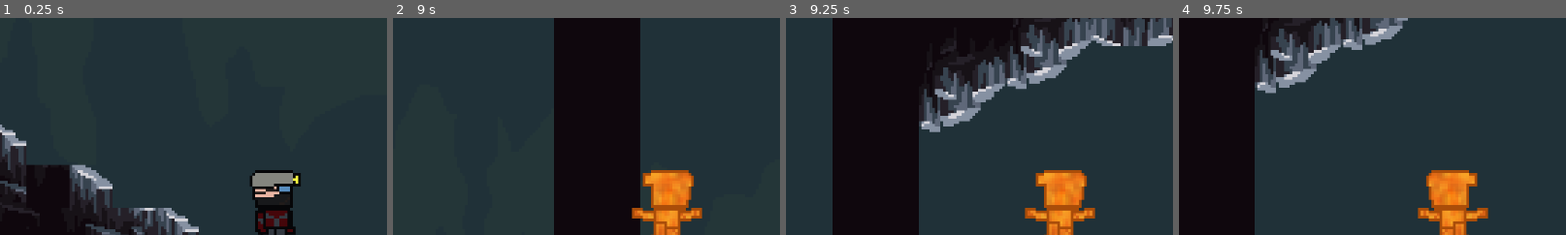
Above: before the commit, frames 1-4 (left to right).
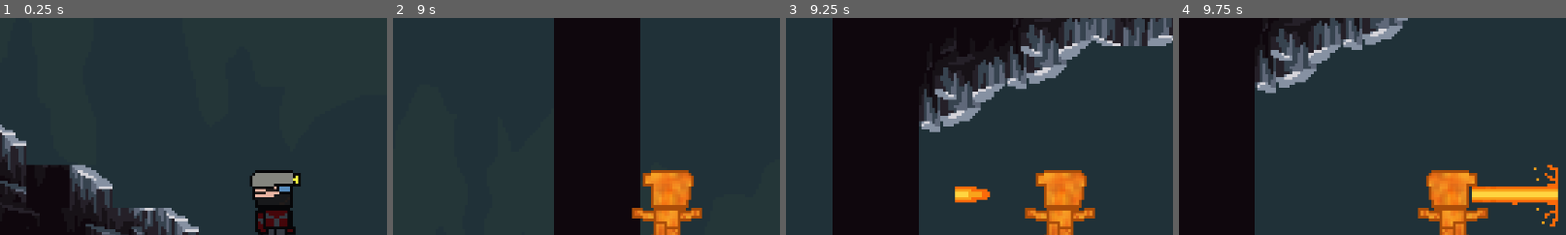
Above: after the commit, the same moments.

Repository: AffanKhan261/Godot_Campfire_Game_Repo
Game: Godot game, scene res://scenes/cool_start_screen_backstory.tscn
The game is run twice, just before and just after one commit, with the same random seed, the same clock (stepped at 60 frames per second) and the same inputs. This scene is started directly instead of the project's main scene.
Inputs:
- Up to frame 1 (0.25 s): no input
- Up to frame 2 (9 s): hold Right (move_right) 0.53-2.03 s; tap R (fireblast) at 0.6, 1.55, 2.1, 3.05, 3.8, 4.55, 5.1, 6.05, 6.6, 7.55, 8.3 s; tap Space (jump) at 0.77, 1.52, 3.02, 3.77, 4.52, 5.75, 6.02, 6.77, 7.25, 7.52, 8.75 s; tap F (attack) at 1.35, 5.85 s; hold Left (move_left) 2.03-4.28 s; tap Q (magma_player) at 2.85, 7.35 s; hold Shift (speed_dash) 3.53-4.28 s; hold Right (move_right) 4.28-8.03 s; tap Tab (swap_player) at 4.35, 8.85 s; tap Enter at 5, 6.5, 8 s; hold Shift (speed_dash) 8.03-8.78 s; hold Left (move_left) from 8.03 s (still down)
- Up to frame 3 (9.25 s): keep holding Left (move_left); tap Space (jump) at 9.02 s; tap R (fireblast) at 9.05 s
- Up to frame 4 (9.75 s): release Left (move_left) at 9.53 s; hold Right (move_right) from 9.53 s (still down); tap R (fireblast) at 9.6 s
The pictures show only the part of the screen within x 15-65%, y 5-55%; the shares and areas given below are measured in that part.

Frames 1-2 are identical in both runs. In frame 3, 0.6% of the frame differs, in the area x 43-53%, y 77-86%; in frame 4, 2.1%, in the area x 75-98%, y 67-97%.

Commit message:
Add Fireblast attack to MinerPlayer
Introduce a Fireblast attack to the MinerPlayer: add a Fire Blast texture atlas, sprite frames, Area2D node with collision shape and AnimatedSprite2D in miner_player.tscn, and update level_2.tscn scene uid. Update scripts/miner_player.gd with onready references to the fireblast nodes, initialize the area as disabled/hidden in _ready(), handle fireblast input when transformed (GlobalVar.is_magma) in _physics_process(), and implement _perform_fireblast() to play the animation, enable monitoring/collision briefly, position the area by facing, and disable it after a short timer.

Diff:
--- a/scenes/miner_player.tscn
+++ b/scenes/miner_player.tscn
@@ -11,6 +11,7 @@
 [ext_resource type="Texture2D" uid="uid://c2sxytq4m8i5n" path="res://assets/sprites/Player/Transformed Idle.png" id="7_op468"]
 [ext_resource type="Texture2D" uid="uid://dn65t2gcu2aqv" path="res://assets/sprites/Player/Transformed Jump.png" id="8_gx5dx"]
 [ext_resource type="Texture2D" uid="uid://bbnmhmord5nmi" path="res://assets/sprites/Player/Transformed walk.png" id="9_76gdc"]
+[ext_resource type="Texture2D" uid="uid://brhfjciji0x2g" path="res://assets/sprites/FIRE BLAST/Fire Blast.png" id="12_xxwkp"]
 
 [sub_resource type="AtlasTexture" id="AtlasTexture_gx5dx"]
 atlas = ExtResource("4_f038o")
@@ -462,6 +463,207 @@
 
 [sub_resource type="RectangleShape2D" id="RectangleShape2D_ieu5k"]
 size = Vector2(15, 26)
+
+[sub_resource type="AtlasTexture" id="AtlasTexture_xlssx"]
+atlas = ExtResource("12_xxwkp")
+region = Rect2(0, 0, 32, 32)
+
+[sub_resource type="AtlasTexture" id="AtlasTexture_444pv"]
+atlas = ExtResource("12_xxwkp")
+region = Rect2(32, 0, 32, 32)
+
+[sub_resource type="AtlasTexture" id="AtlasTexture_2kvlk"]
+atlas = ExtResource("12_xxwkp")
+region = Rect2(64, 0, 32, 32)
+
+[sub_resource type="AtlasTexture" id="AtlasTexture_up4m8"]
+atlas = ExtResource("12_xxwkp")
+region = Rect2(96, 0, 32, 32)
+
+[sub_resource type="AtlasTexture" id="AtlasTexture_he37v"]
+atlas = ExtResource("12_xxwkp")
+region = Rect2(128, 0, 32, 32)
+
+[sub_resource type="AtlasTexture" id="AtlasTexture_6iryi"]
+atlas = ExtResource("12_xxwkp")
+region = Rect2(160, 0, 32, 32)
+
+[sub_resource type="AtlasTexture" id="AtlasTexture_20tut"]
+atlas = ExtResource("12_xxwkp")
+region = Rect2(192, 0, 32, 32)
+
+[sub_resource type="AtlasTexture" id="AtlasTexture_3dx7t"]
+atlas = ExtResource("12_xxwkp")
+region = Rect2(224, 0, 32, 32)
+
+[sub_resource type="AtlasTexture" id="AtlasTexture_h4tb1"]
+atlas = ExtResource("12_xxwkp")
+region = Rect2(256, 0, 32, 32)
+
+[sub_resource type="AtlasTexture" id="AtlasTexture_r7k74"]
+atlas = ExtResource("12_xxwkp")
+region = Rect2(288, 0, 32, 32)
+
+[sub_resource type="AtlasTexture" id="AtlasTexture_ahnbe"]
+atlas = ExtResource("12_xxwkp")
+region = Rect2(320, 0, 32, 32)
+
+[sub_resource type="AtlasTexture" id="AtlasTexture_krbph"]
+atlas = ExtResource("12_xxwkp")
+region = Rect2(352, 0, 32, 32)
+
+[sub_resource type="AtlasTexture" id="AtlasTexture_e70j1"]
+atlas = ExtResource("12_xxwkp")
+region = Rect2(384, 0, 32, 32)
+
+[sub_resource type="AtlasTexture" id="AtlasTexture_3ildl"]
+atlas = ExtResource("12_xxwkp")
+region = Rect2(416, 0, 32, 32)
+
+[sub_resource type="AtlasTexture" id="AtlasTexture_dtea2"]
+atlas = ExtResource("12_xxwkp")
+region = Rect2(448, 0, 32, 32)
+
+[sub_resource type="AtlasTexture" id="AtlasTexture_e7d4t"]
+atlas = ExtResource("12_xxwkp")
+region = Rect2(480, 0, 32, 32)
+
+[sub_resource type="AtlasTexture" id="AtlasTexture_s1wkp"]
+atlas = ExtResource("12_xxwkp")
+region = Rect2(512, 0, 32, 32)
+
+[sub_resource type="AtlasTexture" id="AtlasTexture_i0v2i"]
+atlas = ExtResource("12_xxwkp")
+region = Rect2(544, 0, 32, 32)
+
+[sub_resource type="AtlasTexture" id="AtlasTexture_d7jo3"]
+atlas = ExtResource("12_xxwkp")
+region = Rect2(576, 0, 32, 32)
+
+[sub_resource type="AtlasTexture" id="AtlasTexture_ltjqx"]
+atlas = ExtResource("12_xxwkp")
+region = Rect2(608, 0, 32, 32)
+
+[sub_resource type="AtlasTexture" id="AtlasTexture_lmms0"]
+atlas = ExtResource("12_xxwkp")
+region = Rect2(640, 0, 32, 32)
+
+[sub_resource type="AtlasTexture" id="AtlasTexture_5s4em"]
+atlas = ExtResource("12_xxwkp")
+region = Rect2(672, 0, 32, 32)
+
+[sub_resource type="AtlasTexture" id="AtlasTexture_ku64t"]
+atlas = ExtResource("12_xxwkp")
+region = Rect2(704, 0, 32, 32)
+
+[sub_resource type="AtlasTexture" id="AtlasTexture_6tf3j"]
+atlas = ExtResource("12_xxwkp")
+region = Rect2(736, 0, 32, 32)
+
+[sub_resource type="AtlasTexture" id="AtlasTexture_ti4ug"]
+atlas = ExtResource("12_xxwkp")
+region = Rect2(768, 0, 32, 32)
+
+[sub_resource type="AtlasTexture" id="AtlasTexture_44ni2"]
+atlas = ExtResource("12_xxwkp")
+region = Rect2(800, 0, 32, 32)
+
+[sub_resource type="AtlasTexture" id="AtlasTexture_228m1"]
+atlas = ExtResource("12_xxwkp")
+region = Rect2(832, 0, 32, 32)
+
+[sub_resource type="SpriteFrames" id="SpriteFrames_07w7j"]
+animations = [{
+"frames": [{
+"duration": 1.0,
+"texture": SubResource("AtlasTexture_xlssx")
+}, {
+"duration": 1.0,
+"texture": SubResource("AtlasTexture_444pv")
+}, {
+"duration": 1.0,
+"texture": SubResource("AtlasTexture_2kvlk")
+}, {
+"duration": 1.0,
+"texture": SubResource("AtlasTexture_up4m8")
+}, {
+"duration": 1.0,
+"texture": SubResource("AtlasTexture_he37v")
+}, {
+"duration": 1.0,
+"texture": SubResource("AtlasTexture_6iryi")
+}, {
+"duration": 1.0,
+"texture": SubResource("AtlasTexture_20tut")
+}, {
+"duration": 1.0,
+"texture": SubResource("AtlasTexture_3dx7t")
+}, {
+"duration": 1.0,
+"texture": SubResource("AtlasTexture_h4tb1")
+}, {
+"duration": 1.0,
+"texture": SubResource("AtlasTexture_r7k74")
+}, {
+"duration": 1.0,
+"texture": SubResource("AtlasTexture_ahnbe")
+}, {
+"duration": 1.0,
+"texture": SubResource("AtlasTexture_krbph")
+}, {
+"duration": 1.0,
+"texture": SubResource("AtlasTexture_e70j1")
+}, {
+"duration": 1.0,
+"texture": SubResource("AtlasTexture_3ildl")
+}, {
+"duration": 1.0,
+"texture": SubResource("AtlasTexture_dtea2")
+}, {
+"duration": 1.0,
+"texture": SubResource("AtlasTexture_e7d4t")
+}, {
+"duration": 1.0,
+"texture": SubResource("AtlasTexture_s1wkp")
+}, {
+"duration": 1.0,
+"texture": SubResource("AtlasTexture_i0v2i")
+}, {
+"duration": 1.0,
+"texture": SubResource("AtlasTexture_d7jo3")
+}, {
+"duration": 1.0,
+"texture": SubResource("AtlasTexture_ltjqx")
+}, {
+"duration": 1.0,
+"texture": SubResource("AtlasTexture_lmms0")
+}, {
+"duration": 1.0,
+"texture": SubResource("AtlasTexture_5s4em")
+}, {
+"duration": 1.0,
+"texture": SubResource("AtlasTexture_ku64t")
+}, {
+"duration": 1.0,
+"texture": SubResource("AtlasTexture_6tf3j")
+}, {
+"duration": 1.0,
+"texture": SubResource("AtlasTexture_ti4ug")
+}, {
+"duration": 1.0,
+"texture": SubResource("AtlasTexture_44ni2")
+}, {
+"duration": 1.0,
+"texture": SubResource("AtlasTexture_228m1")
+}],
+"loop": true,
+"name": &"FireBlast",
+"speed": 20.0
+}]
+
+[sub_resource type="RectangleShape2D" id="RectangleShape2D_t72oq"]
+resource_local_to_scene = true
+size = Vector2(32, 10)
 
 [node name="MinerPlayer" type="CharacterBody2D" unique_id=1949860573]
 collision_layer = 2
@@ -487,3 +689,15 @@
 [node name="CollisionShape2D" type="CollisionShape2D" parent="AttackArea2D" unique_id=375401769]
 position = Vector2(12, 1)
 shape = SubResource("RectangleShape2D_ieu5k")
+
+[node name="Fireblast" type="Area2D" parent="." unique_id=90404167]
+position = Vector2(23, -7)
+
+[node name="fireblast_anim" type="AnimatedSprite2D" parent="Fireblast" unique_id=1190881138]
+sprite_frames = SubResource("SpriteFrames_07w7j")
+animation = &"FireBlast"
+frame = 3
+frame_progress = 0.82450414
+
+[node name="fireblast_shape" type="CollisionShape2D" parent="Fireblast" unique_id=1520751672]
+shape = SubResource("RectangleShape2D_t72oq")
--- a/scripts/miner_player.gd
+++ b/scripts/miner_player.gd
@@ -3,6 +3,12 @@
 @onready var animated_sprite: AnimatedSprite2D = $AnimatedSprite2D
 @onready var attack_area: Area2D = $AttackArea2D
 @onready var attack_shape: CollisionShape2D = $AttackArea2D/CollisionShape2D
+@onready var fireblast_area: Area2D = $Fireblast
+@onready var fireblast_shape: CollisionShape2D = $Fireblast/fireblast_shape
+@onready var fireblast_anim: AnimatedSprite2D = $Fireblast/fireblast_anim
+
+
+
 
 # ---------------- MOVE ----------------
 const SPEED: float = 250.0
@@ -70,6 +76,10 @@
 var was_on_floor: bool = false
 
 func _ready() -> void:
+	fireblast_area.monitoring = false
+	fireblast_shape.disabled = true
+	fireblast_area.visible = false
+
 	was_on_floor = is_on_floor()
 
 	health = max_health
@@ -116,6 +126,10 @@
 			GlobalVar.is_magma = false
 			magma_cooldown = MAGMA_COOLDOWN_TIME
 
+	# Fireblast Input
+	if Input.is_action_just_pressed("fireblast") and GlobalVar.is_magma:
+		_perform_fireblast()
+
 	_update_dash_timers(delta)
 	_update_attack_timers(delta)
 	_update_invuln(delta)
@@ -176,6 +190,24 @@
 		is_transitioning = false
 		GlobalVar.is_magma = true
 		magma_timer = MAGMA_DURATION
+
+func _perform_fireblast() -> void:
+	# Optional: If your Fireblast has its own AnimatedSprite2D child:
+	fireblast_anim.play("FireBlast")
+
+	fireblast_area.visible = true
+	fireblast_area.monitoring = true
+	fireblast_shape.disabled = false
+
+	# Position it based on facing
+	fireblast_area.position.x = absf(fireblast_area.position.x) * float(facing)
+
+	# Wait 0.3 seconds then turn it off
+	get_tree().create_timer(0.3).timeout.connect(func():
+		fireblast_area.monitoring = false
+		fireblast_shape.disabled = true
+		fireblast_area.visible = false
+	)
 
 # ---------------- DAMAGE / DEATH ----------------
 func take_damage(amount: int) -> void:
Not shown: 1 places in scenes/level_2.tscn that only renumber resources
